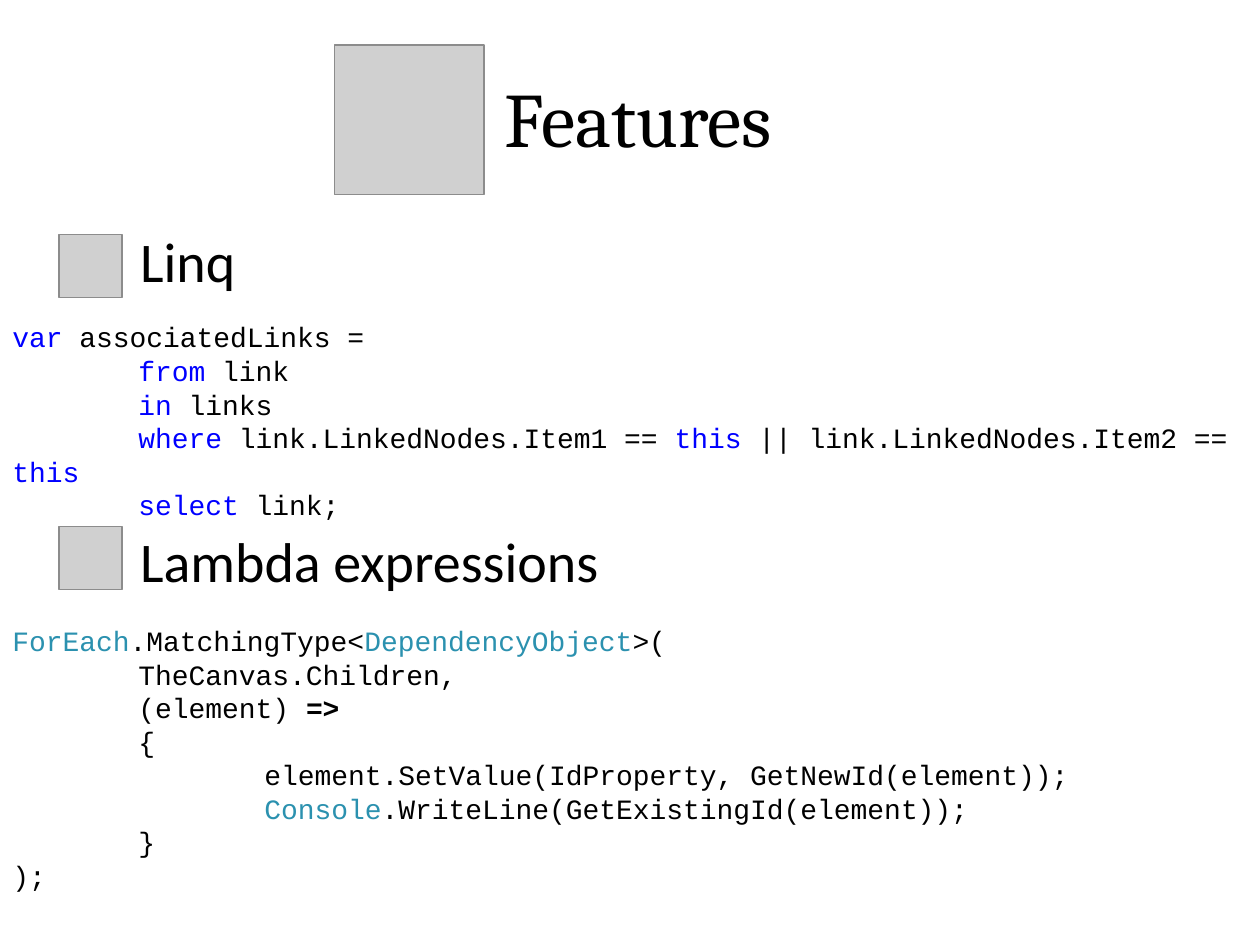
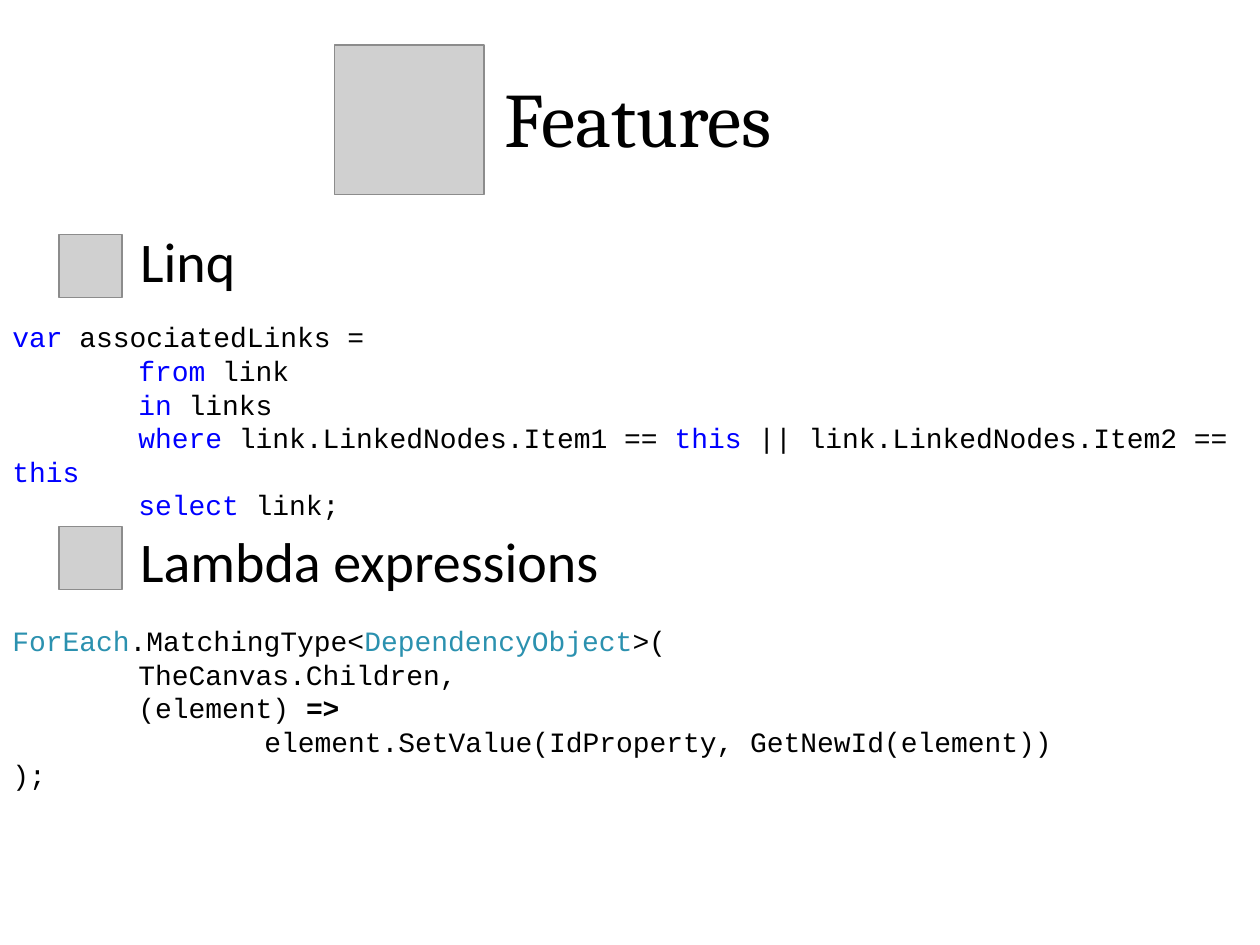
Before and after one commit to hinst/Coursework_2, a slide deck: slide 10 of Documentation/coursetion.pptx. Drawn at 1260x945 pixels with LibreOffice and Linux fonts; fonts in the diff are those of the drawing; grey boxes stand for pictures. Boxes give left, top, right and bottom in pixels: in the first picture for what was removed or moved away, otherwise in the second. Text is boxed around its words. In the diff, an @@ line names an element or a change of style, - is before the commit and + after.

```diff
--- a/Documentation/coursetion.pptx
+++ b/Documentation/coursetion.pptx
@@ text at <box>264,732,1052,758</box>: text changed @@
-{
-element.SetValue(IdProperty, GetNewId(element));
-Console.WriteLine(GetExistingId(element));
-}
+element.SetValue(IdProperty, GetNewId(element))
```
Also in this commit, not shown: 1 slide added, 2 other files.
